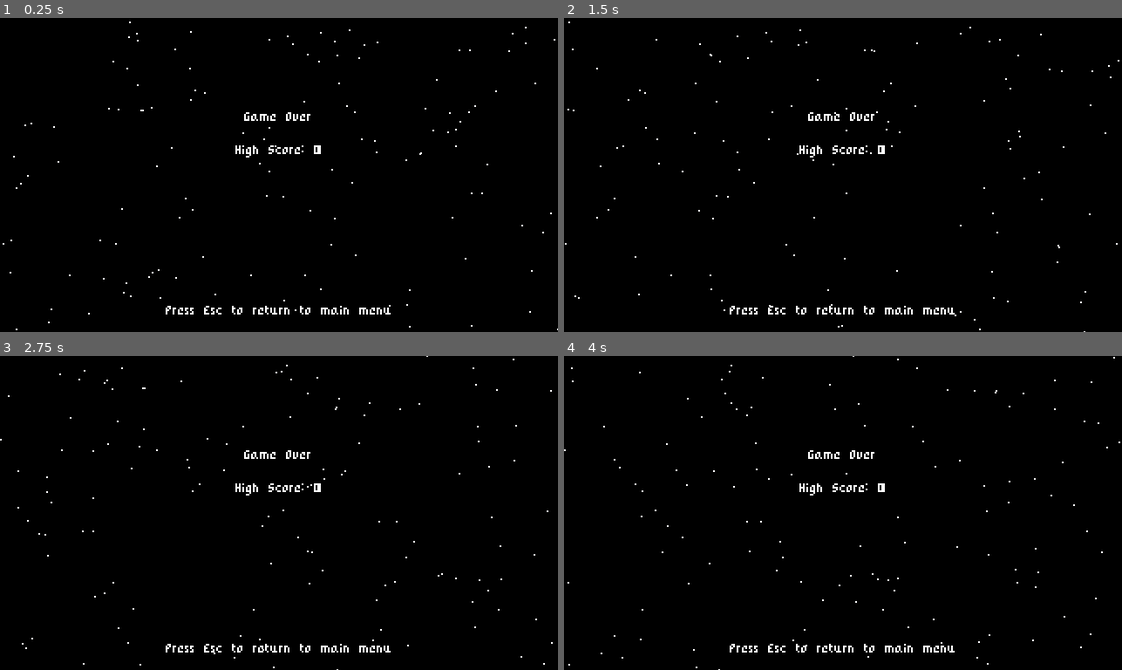
Above: before the commit, frames 1-4 (two rows, left to right).
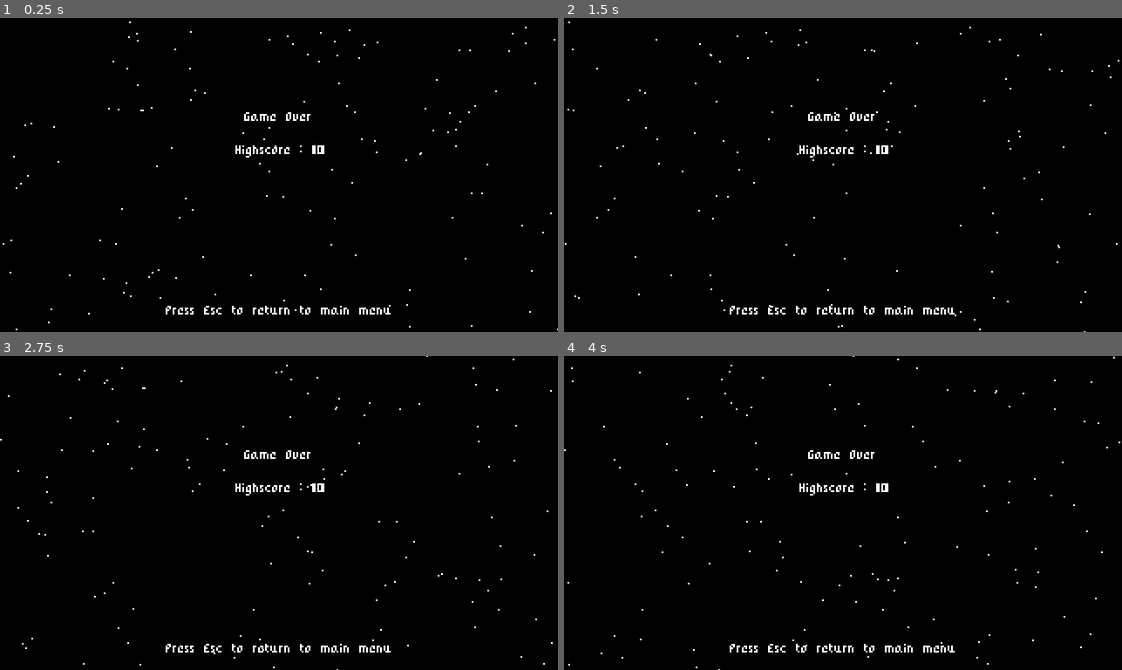
Above: after the commit, the same moments.

Repository: Flex814/SpaceShooter
Game: Godot game, scene res://GameOverMenu.tscn
Two runs of this game, one before a commit and one after it. Both use one fixed random seed, a clock stepped at 60 frames per second and the inputs below. This scene is started directly instead of the project's main scene.
Inputs:
- Up to frame 1 (0.25 s): no input
- Up to frame 2 (1.5 s): tap Enter (ui_accept) at 0.5, 0.6, 0.77, 1.07, 1.35 s; hold Up (ui_up) 0.53-1.28 s; hold Down (ui_down) from 1.28 s (still down)
- Up to frame 3 (2.75 s): tap Enter (ui_accept) at 1.52, 1.82, 2.1 s; release Down (ui_down) at 2.03 s; hold Up (ui_up) from 2.03 s (still down)
- Up to frame 4 (4 s): tap Enter (ui_accept) at 2.85, 3.02, 3.32, 3.6, 3.77 s; release Up (ui_up) at 3.53 s; hold Down (ui_down) from 3.53 s (still down)

The runs differ from the first frame. In frame 1, 0.1% of the frame differs, in the area x 46-59%, y 40-44%; in frame 2, 0.1%; in frame 3, 0.1%; in frame 4, 0.1%.

Commit message:
save highscore working

Diff:
--- a/GameOverMenu.gd
+++ b/GameOverMenu.gd
@@ -1,5 +1,14 @@
 extends Control
+
+onready var highscoreLabel = $HighScoreLabel
+
+func _ready():
+	set_highscore_label()
 
 func _process(delta):
 	if Input.is_action_just_pressed("ui_cancel"):
 		get_tree().change_scene("res://StartMenu.tscn")
+
+func set_highscore_label():
+	var save_data = SaveAndLoad.load_data_from_file()
+	highscoreLabel.text = "Highscore : " + str(save_data.highscore)
--- a/SaveAndLoad.gd
+++ b/SaveAndLoad.gd
@@ -1,8 +1,8 @@
 extends Node
 
-const SAVE_DATA_PATH = "res//save_data.json"
+const SAVE_DATA_PATH = "res://save_data.json"
 var default_save_data = {
-	highscore = 0
+	highscore = 0,
 }
 
 #Open file to write, save as json, close file
--- a/World.gd
+++ b/World.gd
@@ -8,10 +8,20 @@
 
 func set_score(value):
 	score = value
+	update_score_label()
+
+func update_score_label():
 	scoreLabel.text = "Score = " + str(score)
+
+func update_save_data():
+	var save_data = SaveAndLoad.load_data_from_file()
+	if score > save_data.highscore:
+		save_data.highscore = score
+		SaveAndLoad.save_data_to_file(save_data)
 
 #Create timer to send player to main menu after death
 #yield will allow player to get the pixels effect before death
 func _on_Ship_playerDeath():
+	update_save_data()
 	yield(get_tree().create_timer(1),"timeout")
 	get_tree().change_scene("res://GameOverMenu.tscn")
--- /dev/null
+++ b/save_data.json
@@ -0,0 +1 @@
+{"highscore":10}
